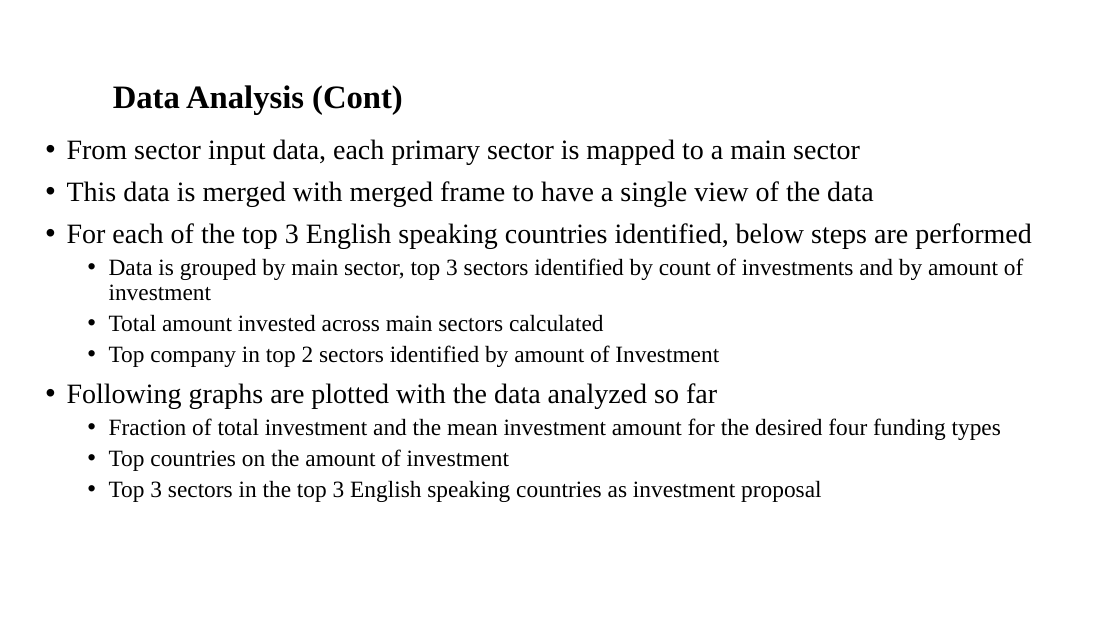
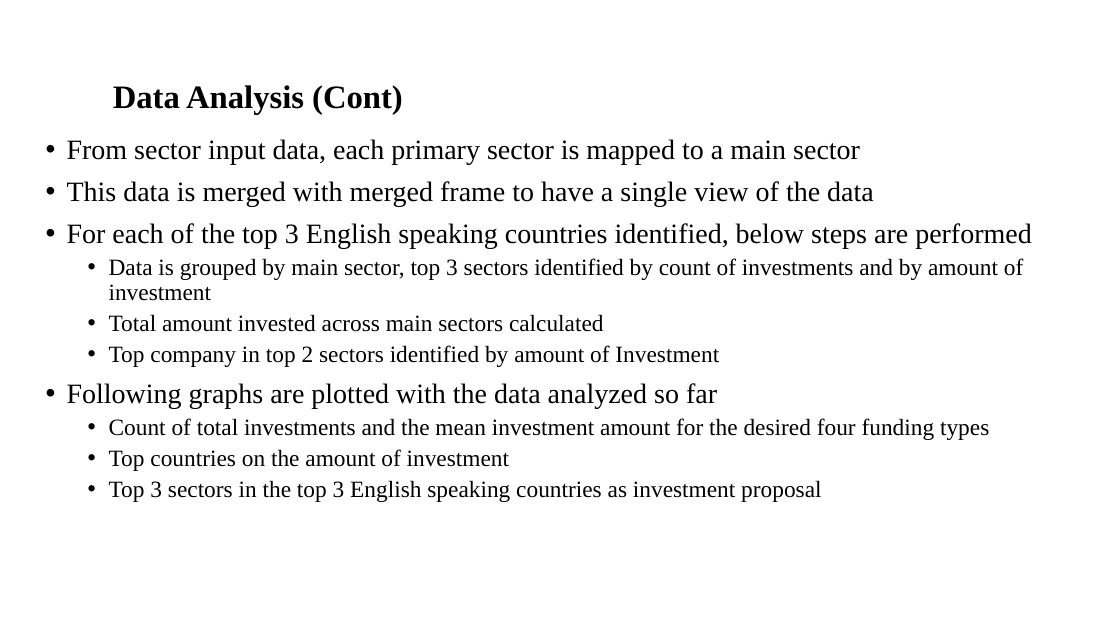
Before and after one commit to sivaswami1885/InvestmentAnalysis, a slide deck: slide 5 of INVEST.pptx. Drawn at 1120x630 pixels with LibreOffice and Linux fonts; fonts in the diff are those of the drawing; background and template pictures are left out. Boxes give left, top, right and bottom in pixels: in the first picture for what was removed or moved away, otherwise in the second. Text is boxed around its words. In the diff, an @@ line names an element or a change of style, - is before the commit and + after.

Commit message:
Fraction changed to count

```diff
--- a/INVEST.pptx
+++ b/INVEST.pptx
@@ text at (109, 418, 989, 440): text changed @@
-  • Fraction of total investment and the mean investment amount for the desired four funding types
+  • Count of total investments and the mean investment amount for the desired four funding types
```
Also in this commit, not shown: 1 other slide changed, 1 other file.
